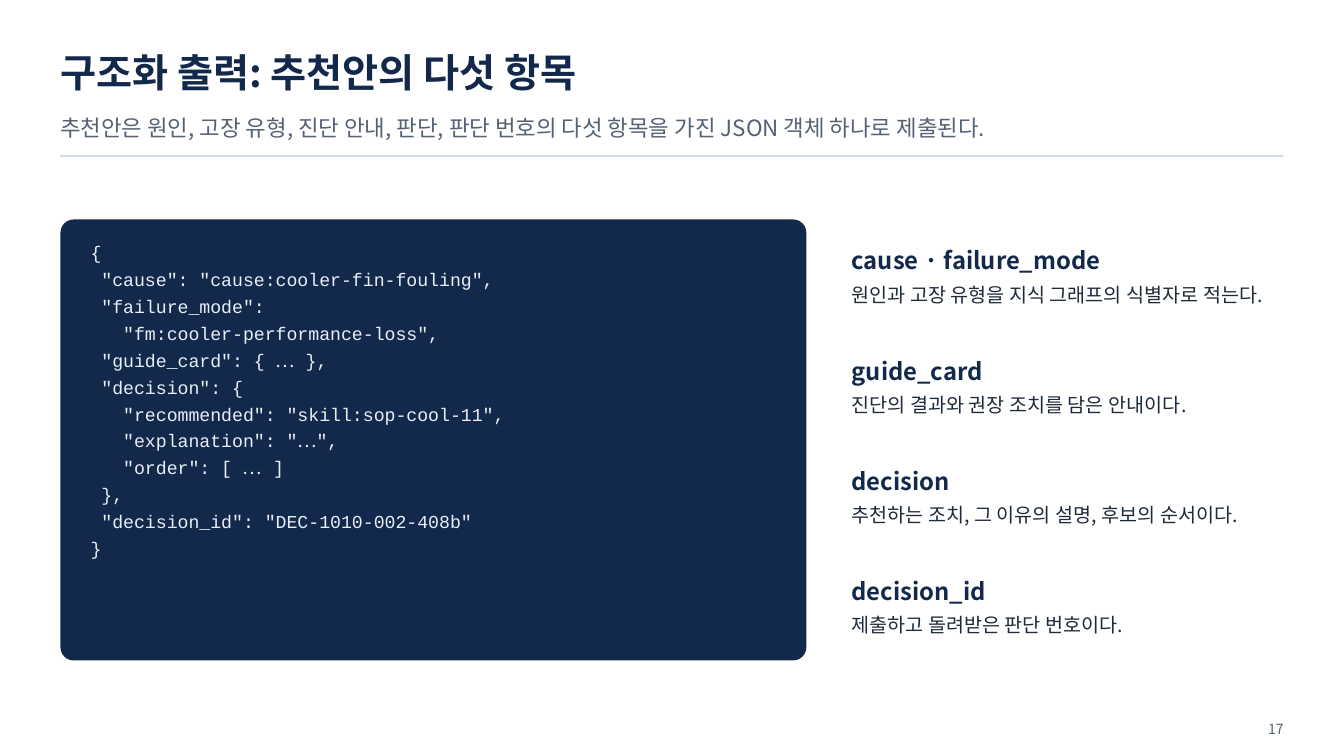
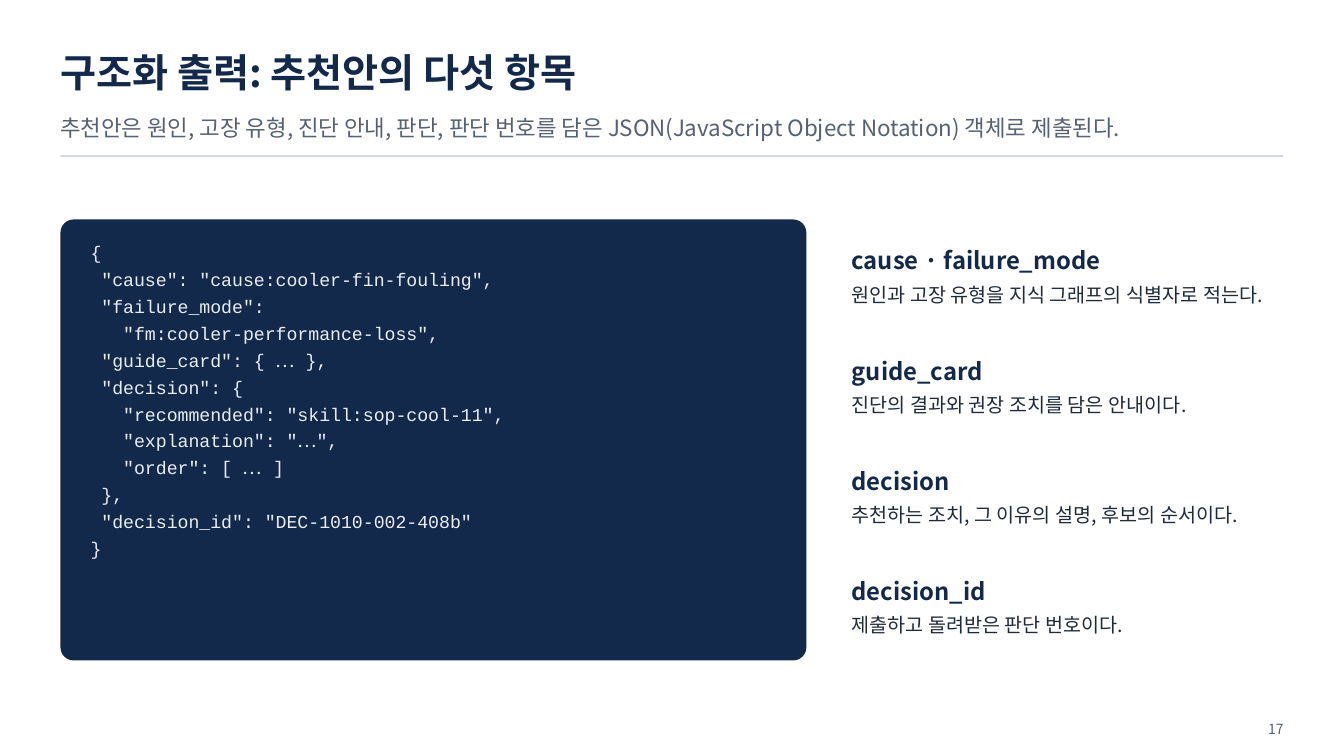
Before and after one commit to uengine-oss/hyd-iot-edu, a slide deck: slide 17 of docs/교재/실전반_오프라인/04회차/실전반_오프라인_04회차.pptx. Drawn at 1344x756 pixels with LibreOffice and Linux fonts; fonts in the diff are those of the drawing. Boxes give left, top, right and bottom in pixels: in the first picture for what was removed or moved away, otherwise in the second. Text is boxed around its words. In the diff, an @@ line names an element or a change of style, - is before the commit and + after.

```diff
--- a/docs/교재/실전반_오프라인/04회차/실전반_오프라인_04회차.pptx
+++ b/docs/교재/실전반_오프라인/04회차/실전반_오프라인_04회차.pptx
@@ text at (60,117,1121,141): text changed @@
-추천안은 원인, 고장 유형, 진단 안내, 판단, 판단 번호의 다섯 항목을 가진 JSON 객체 하나로 제출된다.
+추천안은 원인, 고장 유형, 진단 안내, 판단, 판단 번호를 담은 JSON(JavaScript Object Notation) 객체로 제출된다.
```
Also in this commit, not shown: 2 other slides changed, 31 other files.
